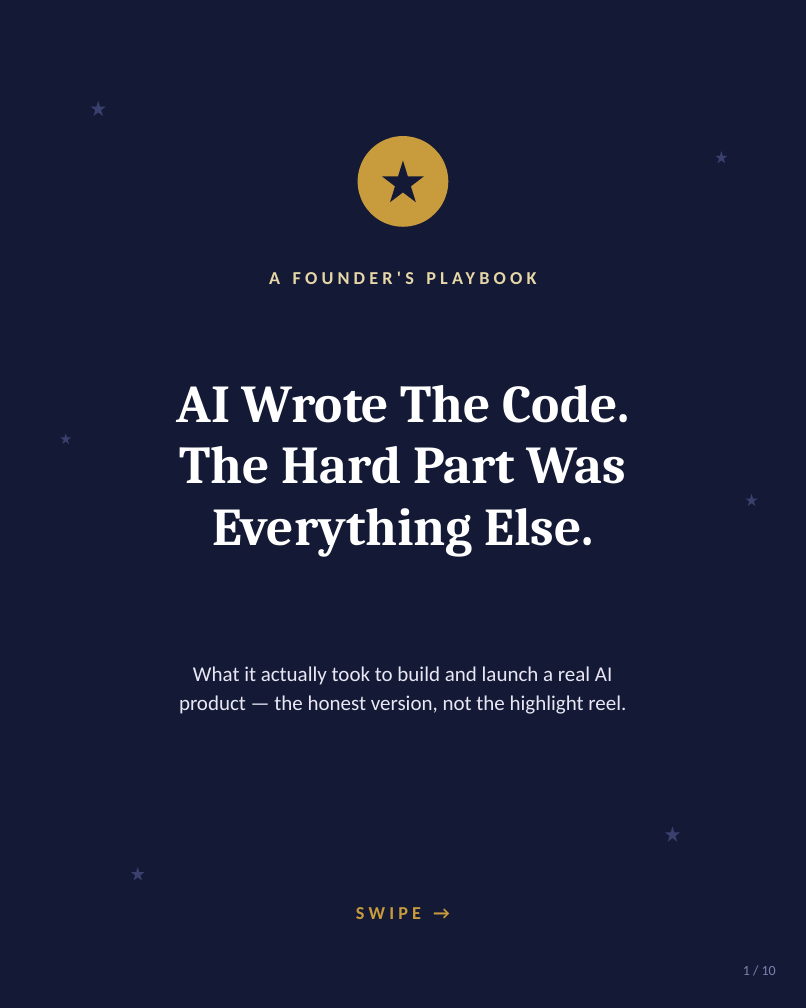
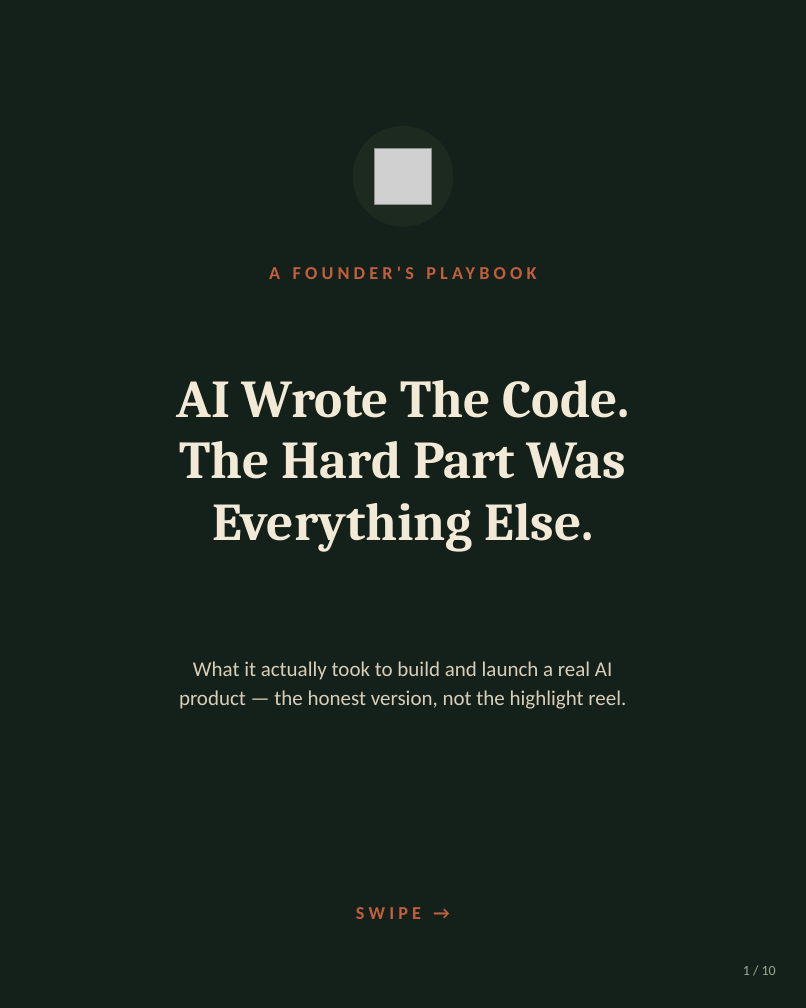
Before and after one commit to vedicastro-alt/AstroEducation, a slide deck: slide 1 of linkedin-carousel.pptx. Drawn at 806x1008 pixels with LibreOffice and Linux fonts; fonts in the diff are those of the drawing; grey boxes stand for pictures. Boxes give left, top, right and bottom in pixels: in the first picture for what was removed or moved away, otherwise in the second. Text is boxed around its words. In the diff, an @@ line names an element or a change of style, - is before the commit and + after.

```diff
--- a/linkedin-carousel.pptx
+++ b/linkedin-carousel.pptx
@@ background #141A35 to #14201A @@
@@ star removed at (91,101,106,116) @@
@@ ellipse: place and size @@
-ellipse at (358,136,448,227)
+ellipse at (353,126,453,227)
@@ ellipse at (353,126,453,227): fill #C89B3C to #1C2A20 @@
@@ picture added at (375,148,431,205) @@
@@ star removed at (382,160,423,202) @@
@@ star removed at (715,151,727,163) @@
@@ text "A FOUNDER'S PLAYBOOK" at (269,267,414,279): text colour #E6D6A8 to #C25F3D @@
@@ text "AI Wrote The Code." at (176,380,630,551): text colour #FFFFFF to #F2EAD6 @@
@@ star removed at (60,433,71,443) @@
@@ star removed at (746,494,758,506) @@
@@ text "What it actually took to ..." at (179,661,626,709): text colour #E9E7F5 to #D8CFB8 @@
@@ star removed at (665,826,680,841) @@
@@ star removed at (131,866,145,881) @@
@@ text "SWIPE →" at (356,907,421,919): text colour #C89B3C to #C25F3D @@
@@ text "1 / 10" at (743,966,776,975): text colour #7B81AE to #9AA894 @@
```
Also in this commit, not shown: 9 other slides changed, 1 other file.
